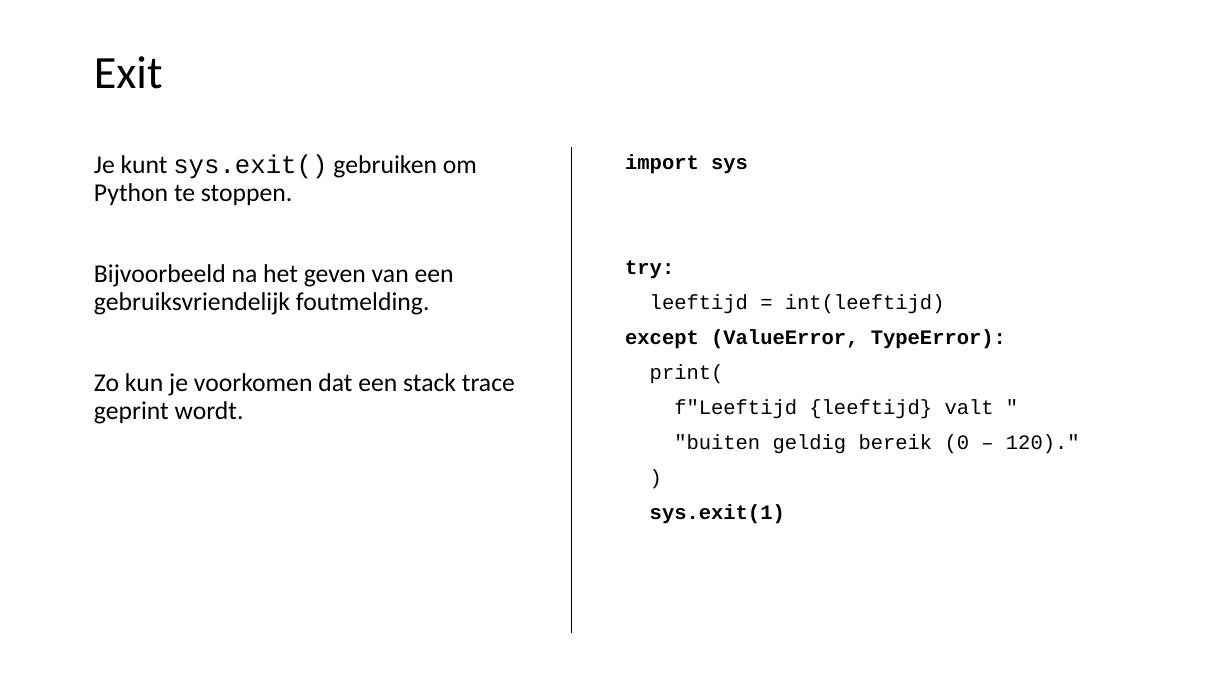
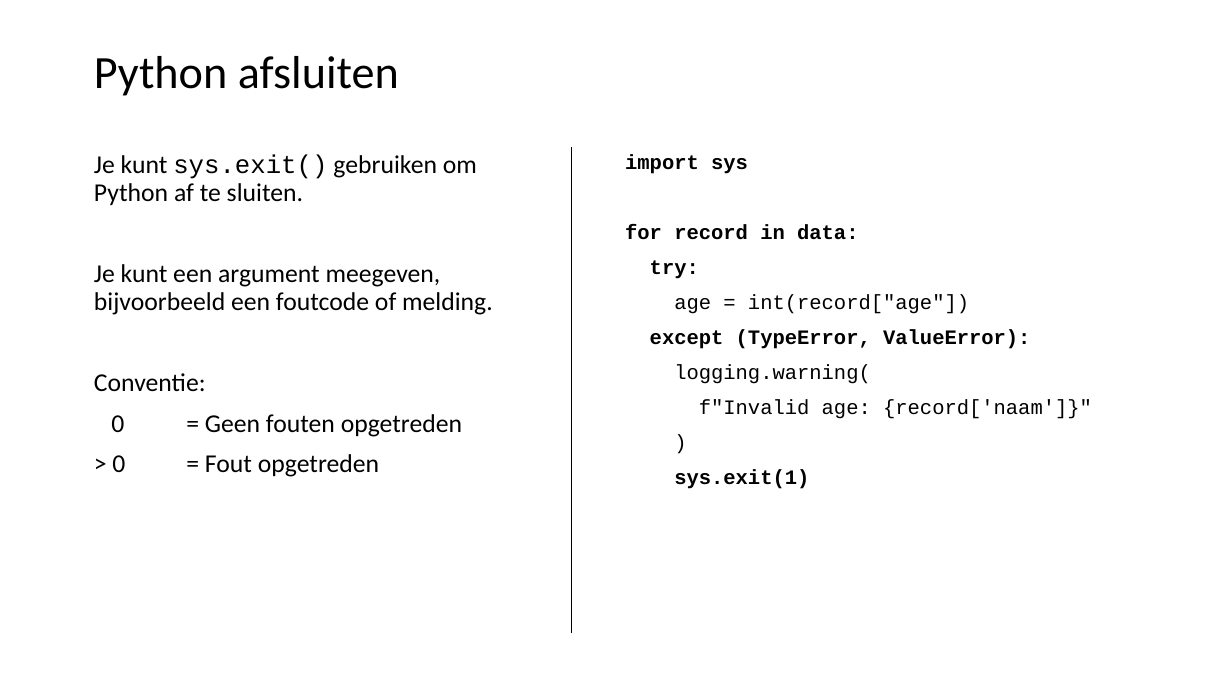
Before and after one commit to LFKoning/knowledge-sharing, a slide deck: slide 35 of python_trainees/2_production_code/python_traineeship_2.pptx (slide 33 before the commit). Drawn at 1232x693 pixels with LibreOffice and Linux fonts; fonts in the diff are those of the drawing. Boxes give left, top, right and bottom in pixels: in the first picture for what was removed or moved away, otherwise in the second. Text is boxed around its words. In the diff, an @@ line names an element or a change of style, - is before the commit and + after.

Commit message:
Update Python trainees part 2

```diff
--- a/python_trainees/2_production_code/python_traineeship_2.pptx
+++ b/python_trainees/2_production_code/python_traineeship_2.pptx
@@ title at box(94, 56, 399, 96): text changed @@
-Exit
+Python afsluiten
@@ text at box(94, 155, 493, 477): text changed @@
-Je kunt sys.exit() gebruiken om Python te stoppen.
-Bijvoorbeeld na het geven van een gebruiksvriendelijk foutmelding.
-Zo kun je voorkomen dat een stack trace geprint wordt.
+Je kunt sys.exit() gebruiken om Python af te sluiten.
+Je kunt een argument meegeven, bijvoorbeeld een foutcode of melding.
+Conventie:
+0 = Geen fouten opgetreden
+> 0 = Fout opgetreden
@@ text at box(625, 224, 858, 240): paragraph added @@
+for record in data:
@@ text at box(650, 294, 1092, 419): text changed @@
-leeftijd = int(leeftijd)
-except (ValueError, TypeError):
-print(
-f"Leeftijd {leeftijd} valt "
-"buiten geldig bereik (0 – 120)."
+age = int(record["age"])
+except (TypeError, ValueError):
+logging.warning(
+f"Invalid age: {record['naam']}"
```
Also in this commit, not shown: 25 other slides changed, 5 slides added, 3 slides removed, 15 other files.
